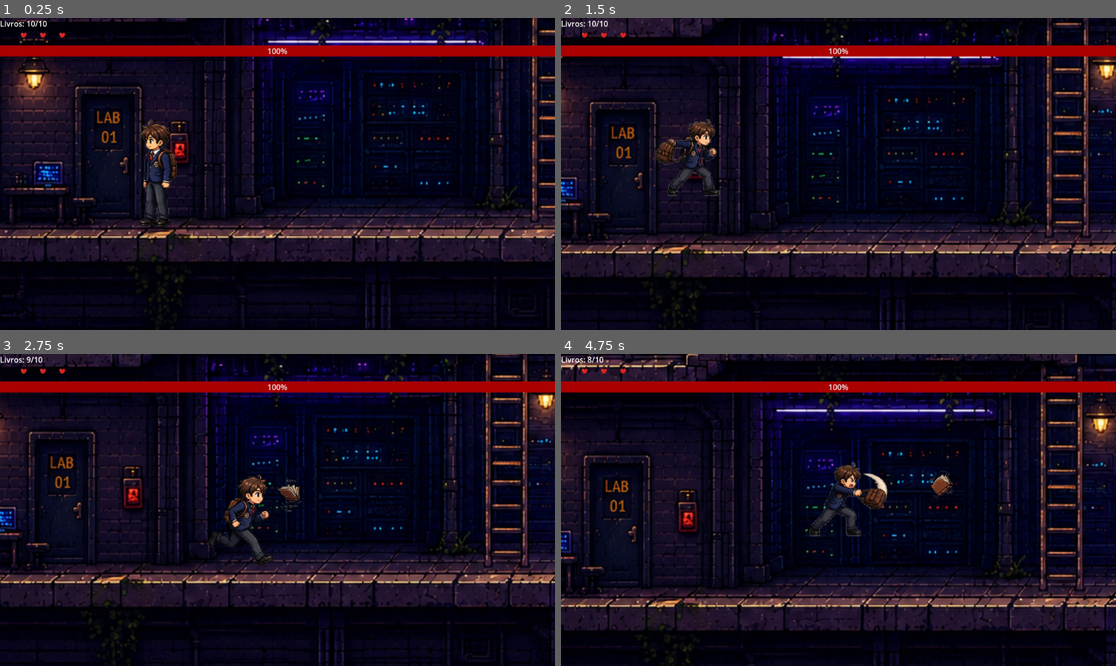
Above: before the commit, frames 1-4 (two rows, left to right).
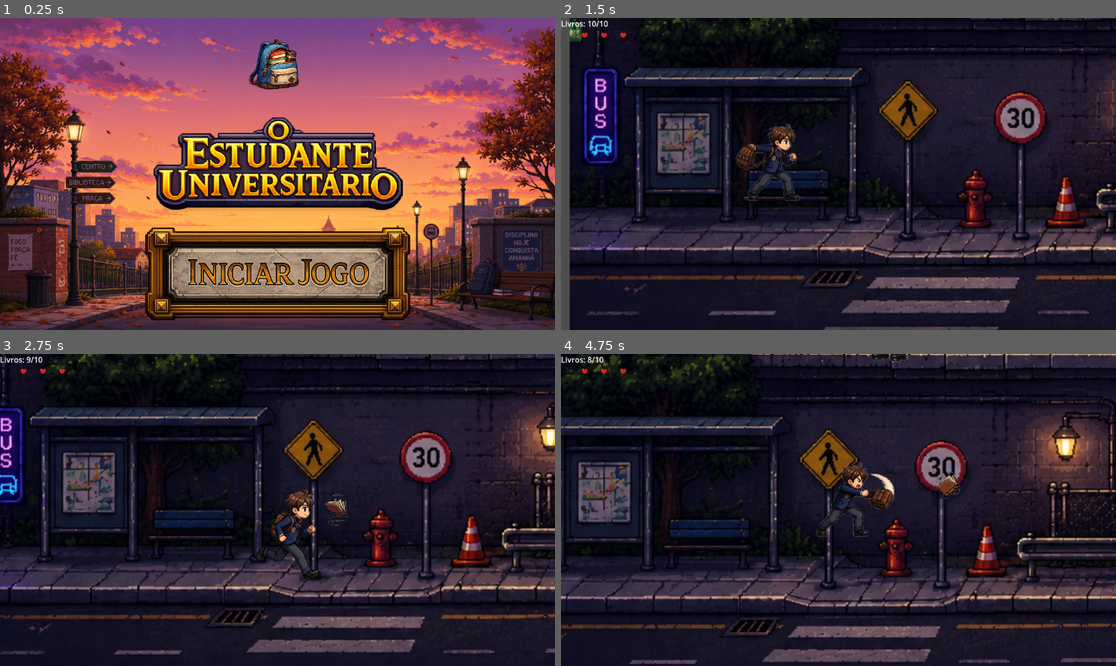
Above: after the commit, the same moments.

Repository: brielgaa/GODOT-GAME
Game: Godot game, scene res://scenes/ui/start_menu.tscn
Two runs of this game, one before a commit and one after it. Both use one fixed random seed, a clock stepped at 60 frames per second and the inputs below. Before the commit the project starts from res://scenes/enemies/cena_boss.tscn. Sound files missing from this copy of the repository are replaced by a short silence.
Inputs (mouse positions are in pixels of both pictures, inside the frame that each line leads up to):
- Up to frame 1 (0.25 s): no input
- Up to frame 2 (1.5 s): click (838, 273) at 0.52 s; tap Enter (ui_accept) at 1.25 s; hold Right (ui_right) from 1.28 s (still down); tap Z (attack) at 1.35 s
- Up to frame 3 (2.75 s): keep holding Right (ui_right); tap Enter (ui_accept) at 1.52, 2.27 s; tap X (shoot) at 2.1 s
- Up to frame 4 (4.75 s): release Right (ui_right) at 2.78 s; hold Left (ui_left) 2.78-3.53 s; tap Z (attack) at 2.85, 4.35 s; hold Right (ui_right) from 3.53 s (still down); tap X (shoot) at 3.6 s; tap Enter (ui_accept) at 3.77, 4.52 s

The runs differ from the first frame. In frame 1, 92% of the frame differs, in the area x 0-100%, y 0-100%; in frame 2, 52%; in frame 3, 53%; in frame 4, 57%.

Commit message:
colocando ultimos sons e músicas do jogo

Diff:
--- a/GAME/project.godot
+++ b/GAME/project.godot
@@ -11,7 +11,7 @@
 [application]
 
 config/name="Projeto godot 2D"
-run/main_scene="uid://37niwy6gqpmf"
+run/main_scene="uid://ca20x3ve3dx03"
 config/features=PackedStringArray("4.6", "GL Compatibility")
 config/icon="res://icon.svg"
 
--- a/GAME/scenes/enemies/cena_boss.tscn
+++ b/GAME/scenes/levels/cena_boss.tscn
@@ -1,6 +1,7 @@
 [gd_scene format=3 uid="uid://37niwy6gqpmf"]
 
 [ext_resource type="PackedScene" uid="uid://0ykn8q13slo3" path="res://scenes/player.tscn" id="1_dfh2p"]
+[ext_resource type="Script" uid="uid://cymmxslqaerw4" path="res://scripts/cena_boss.gd" id="1_r52uj"]
 [ext_resource type="Texture2D" uid="uid://cqw7ntxx0pqgp" path="res://assets/sprites/boss/fundo boss.png" id="3_8pm77"]
 [ext_resource type="PackedScene" uid="uid://cit7sjmvqsmgq" path="res://scenes/ui/pause_menu.tscn" id="3_pavbx"]
 [ext_resource type="PackedScene" uid="uid://he54vfxuor8u" path="res://scenes/ui/hud.tscn" id="4_a58a6"]
@@ -8,6 +9,7 @@
 [ext_resource type="PackedScene" uid="uid://cin26qub85o7k" path="res://scenes/levels/area_dano.tscn" id="5_a58a6"]
 [ext_resource type="PackedScene" uid="uid://c4s26ruu1ti7n" path="res://scripts/enemies/boss.tscn" id="6_a58a6"]
 [ext_resource type="PackedScene" uid="uid://p57614heb600" path="res://scenes/levels/vida.tscn" id="7_0c3w4"]
+[ext_resource type="AudioStream" uid="uid://dnkophdwdnhva" path="res://assets/audio/ui/music_bossphase.mp3" id="10_iinsj"]
 
 [sub_resource type="StyleBoxFlat" id="StyleBoxFlat_dfh2p"]
 bg_color = Color(0, 0, 0, 1)
@@ -52,6 +54,7 @@
 size = Vector2(1593.125, 69)
 
 [node name="Boss" type="Node2D" unique_id=622330574]
+script = ExtResource("1_r52uj")
 
 [node name="CanvasLayer" type="CanvasLayer" parent="." unique_id=1828821400]
 
@@ -214,3 +217,7 @@
 [node name="Vida3" parent="." unique_id=551596525 instance=ExtResource("7_0c3w4")]
 position = Vector2(-287, -4)
 scale = Vector2(1.8399999, 1.4800003)
+
+[node name="music_bossphase" type="AudioStreamPlayer" parent="." unique_id=350293158]
+stream = ExtResource("10_iinsj")
+volume_db = -10.0
--- a/GAME/scenes/levels/cena_fase.tscn
+++ b/GAME/scenes/levels/cena_fase.tscn
@@ -28,7 +28,7 @@
 size = Vector2(157.55556, 54)
 
 [sub_resource type="RectangleShape2D" id="RectangleShape2D_0lmqd"]
-size = Vector2(1246.25, 22)
+size = Vector2(1237.125, 22)
 
 [sub_resource type="RectangleShape2D" id="RectangleShape2D_b52ro"]
 size = Vector2(793, 54)
@@ -40,7 +40,7 @@
 size = Vector2(467.75, 45)
 
 [sub_resource type="RectangleShape2D" id="RectangleShape2D_a81b3"]
-size = Vector2(549, 12)
+size = Vector2(554.5, 27)
 
 [sub_resource type="RectangleShape2D" id="RectangleShape2D_ijxin"]
 size = Vector2(1998, 54)
@@ -88,7 +88,7 @@
 one_way_collision = true
 
 [node name="CollisionShape2D14" type="CollisionShape2D" parent="StaticBody2D" unique_id=1118151315]
-position = Vector2(927, -610)
+position = Vector2(922.4375, -610)
 shape = SubResource("RectangleShape2D_0lmqd")
 one_way_collision = true
 
@@ -105,7 +105,7 @@
 shape = SubResource("RectangleShape2D_k3apr")
 
 [node name="CollisionShape2D9" type="CollisionShape2D" parent="StaticBody2D" unique_id=481008081]
-position = Vector2(2020, -605)
+position = Vector2(2035.25, -585.5)
 shape = SubResource("RectangleShape2D_a81b3")
 
 [node name="CollisionShape2D11" type="CollisionShape2D" parent="StaticBody2D" unique_id=1249806647]
@@ -165,7 +165,7 @@
 projectile_scene = ExtResource("4_k3apr")
 
 [node name="Inimigo5" parent="." unique_id=499157411 instance=ExtResource("5_k3apr")]
-position = Vector2(2536, -23)
+position = Vector2(2597.0002, -43)
 scale = Vector2(1.5499237, 1.3086115)
 projectile_scene = ExtResource("4_k3apr")
 
--- a/GAME/scenes/levels/vida.tscn
+++ b/GAME/scenes/levels/vida.tscn
@@ -1,7 +1,8 @@
 [gd_scene format=3 uid="uid://p57614heb600"]
 
-[ext_resource type="Script" path="res://scripts/vida.gd" id="1_hw88q"]
+[ext_resource type="Script" uid="uid://ycttj4jl6aop" path="res://scripts/vida.gd" id="1_hw88q"]
 [ext_resource type="Texture2D" uid="uid://cua16hnbt6gto" path="res://assets/sprites/ui/heart.png" id="1_j3p4a"]
+[ext_resource type="AudioStream" uid="uid://c5f1k15vvcvkl" path="res://assets/audio/ui/heart.wav" id="3_3a36p"]
 
 [sub_resource type="RectangleShape2D" id="RectangleShape2D_hw88q"]
 size = Vector2(36, 40)
@@ -11,6 +12,10 @@
 [node name="Vida" type="Area2D" parent="." unique_id=252933063]
 script = ExtResource("1_hw88q")
 
+[node name="heart_sound" type="AudioStreamPlayer" parent="Vida" unique_id=401110133]
+stream = ExtResource("3_3a36p")
+volume_db = 20.0
+
 [node name="Sprite2D" type="Sprite2D" parent="Vida" unique_id=1687724714]
 scale = Vector2(0.15748033, 0.1574803)
 texture = ExtResource("1_j3p4a")
--- a/GAME/scenes/player.tscn
+++ b/GAME/scenes/player.tscn
@@ -351,7 +351,7 @@
 [node name="Camera2D" type="Camera2D" parent="Player" unique_id=1220051515]
 limit_left = -180
 limit_top = -1000
-limit_right = 2950
+limit_right = 2820
 limit_bottom = 1800
 limit_smoothed = true
 position_smoothing_enabled = true
--- a/GAME/scenes/ui/gameover.tscn
+++ b/GAME/scenes/ui/gameover.tscn
@@ -6,6 +6,7 @@
 [ext_resource type="Texture2D" uid="uid://btxm0ufe33pme" path="res://assets/ui/tryagainpressed.png" id="3_valnw"]
 [ext_resource type="Texture2D" uid="uid://cexay7m6x4r1t" path="res://assets/ui/exit.png" id="4_4pfak"]
 [ext_resource type="Texture2D" uid="uid://w2a03uhkxf07" path="res://assets/ui/exitpressed.png" id="5_g3fwn"]
+[ext_resource type="AudioStream" uid="uid://ct2yhse8m6jj" path="res://assets/audio/ui/btn_sound.wav" id="7_nh7px"]
 
 [node name="GameOver" type="Control" unique_id=1048489337]
 layout_mode = 3
@@ -65,5 +66,8 @@
 ignore_texture_size = true
 stretch_mode = 5
 
+[node name="btn_sound" type="AudioStreamPlayer" parent="." unique_id=1734960159]
+stream = ExtResource("7_nh7px")
+
 [connection signal="pressed" from="TRYAGAIN" to="." method="_on_tryagain_pressed"]
 [connection signal="pressed" from="EXIT" to="." method="_on_exit_pressed"]
--- a/GAME/scenes/ui/pause_menu.tscn
+++ b/GAME/scenes/ui/pause_menu.tscn
@@ -4,6 +4,7 @@
 [ext_resource type="Texture2D" uid="uid://dvc6tbtr4viaj" path="res://assets/ui/pause_button.png" id="1_f6eus"]
 [ext_resource type="Texture2D" uid="uid://cq3b7bkg1hfh2" path="res://assets/ui/retomar_button.png" id="2_8uki6"]
 [ext_resource type="Texture2D" uid="uid://bhyb8ea5pwxsg" path="res://assets/ui/sair_button.png" id="3_0bnpd"]
+[ext_resource type="AudioStream" uid="uid://ct2yhse8m6jj" path="res://assets/audio/ui/btn_sound.wav" id="5_0bnpd"]
 
 [node name="PauseMenu" type="Control" unique_id=756206219]
 process_mode = 3
@@ -57,5 +58,8 @@
 ignore_texture_size = true
 stretch_mode = 5
 
+[node name="btn_sound" type="AudioStreamPlayer" parent="." unique_id=1911290052]
+stream = ExtResource("5_0bnpd")
+
 [connection signal="pressed" from="CenterContainer/VBoxContainer/ResumeButton" to="." method="_on_resume_button_pressed"]
 [connection signal="pressed" from="CenterContainer/VBoxContainer/QuitButton" to="." method="_on_quit_button_pressed"]
--- a/GAME/scenes/ui/portal.tscn
+++ b/GAME/scenes/ui/portal.tscn
@@ -2,7 +2,7 @@
 
 [ext_resource type="Script" uid="uid://b0ybqpoj6eh1j" path="res://scripts/portal.gd" id="1_npuvw"]
 [ext_resource type="Texture2D" uid="uid://cp30dlu76sv6t" path="res://assets/ui/portal.png" id="1_tehrx"]
-[ext_resource type="PackedScene" uid="uid://37niwy6gqpmf" path="res://scenes/enemies/cena_boss.tscn" id="2_3leyl"]
+[ext_resource type="PackedScene" uid="uid://37niwy6gqpmf" path="res://scenes/levels/cena_boss.tscn" id="2_3leyl"]
 [ext_resource type="AudioStream" uid="uid://c2oajfjbbv6hv" path="res://assets/audio/portal/portal_audio.wav" id="4_454j5"]
 
 [sub_resource type="AtlasTexture" id="AtlasTexture_npuvw"]
--- a/GAME/scenes/ui/start_menu.tscn
+++ b/GAME/scenes/ui/start_menu.tscn
@@ -6,6 +6,8 @@
 [ext_resource type="Texture2D" uid="uid://d14mjqudxso6e" path="res://assets/ui/titulo.PNG" id="2_s1kfm"]
 [ext_resource type="Texture2D" uid="uid://ctlblt2pxh8ty" path="res://assets/ui/botao.PNG" id="3_x0g8l"]
 [ext_resource type="Texture2D" uid="uid://nthhpxg7oh16" path="res://assets/ui/botao_pressed.png" id="4_i11hm"]
+[ext_resource type="AudioStream" uid="uid://ct2yhse8m6jj" path="res://assets/audio/ui/btn_sound.wav" id="7_i11hm"]
+[ext_resource type="AudioStream" uid="uid://besjx13p7uyp2" path="res://assets/audio/ui/music_startgame.mp3" id="8_2t0al"]
 
 [node name="StartMenu" type="Control" unique_id=2130796672]
 layout_mode = 3
@@ -64,4 +66,10 @@
 stretch_mode = 5
 metadata/_edit_use_anchors_ = true
 
+[node name="btn_sound" type="AudioStreamPlayer" parent="." unique_id=1449335536]
+stream = ExtResource("7_i11hm")
+
+[node name="music_startgame" type="AudioStreamPlayer" parent="." unique_id=2037040887]
+stream = ExtResource("8_2t0al")
+
 [connection signal="pressed" from="CenterContainer/VBoxContainer/StartButton" to="." method="_on_start_button_pressed"]
--- a/GAME/scenes/ui/victory.tscn
+++ b/GAME/scenes/ui/victory.tscn
@@ -6,6 +6,7 @@
 [ext_resource type="Texture2D" uid="uid://dolytra8r86sf" path="res://assets/ui/restartpressed.png" id="3_n1s74"]
 [ext_resource type="Texture2D" uid="uid://cexay7m6x4r1t" path="res://assets/ui/exit.png" id="4_xrgte"]
 [ext_resource type="Texture2D" uid="uid://w2a03uhkxf07" path="res://assets/ui/exitpressed.png" id="5_pwal1"]
+[ext_resource type="AudioStream" uid="uid://ct2yhse8m6jj" path="res://assets/audio/ui/btn_sound.wav" id="7_n1s74"]
 
 [node name="Victory" type="Control" unique_id=1941292491]
 layout_mode = 3
@@ -65,5 +66,8 @@
 ignore_texture_size = true
 stretch_mode = 0
 
+[node name="btn_sound" type="AudioStreamPlayer" parent="." unique_id=1404781910]
+stream = ExtResource("7_n1s74")
+
 [connection signal="pressed" from="TextureButton" to="." method="_on_tryagain_pressed"]
 [connection signal="pressed" from="TextureButton2" to="." method="_on_exit_pressed"]
--- /dev/null
+++ b/GAME/scripts/cena_boss.gd
@@ -0,0 +1,6 @@
+extends Node2D
+
+@onready var music = $music_bossphase
+
+func _ready():
+	music.play()
--- a/GAME/scripts/gameover.gd
+++ b/GAME/scripts/gameover.gd
@@ -1,10 +1,13 @@
 extends Control
 
+@onready var btn_sound = $btn_sound
+
 func _on_tryagain_pressed() -> void:
-
-	print(">>> O BOTÃO FOI CLICADO! <<<")
+	btn_sound.play()
+	await btn_sound.finished
 	get_tree().change_scene_to_file("res://scenes/levels/level_1.tscn")
 
 func _on_exit_pressed() -> void:
-	# Fecha o jogo e volta para o Windows
+	btn_sound.play()
+	await btn_sound.finished
 	get_tree().quit()
--- a/GAME/scripts/hud.gd
+++ b/GAME/scripts/hud.gd
@@ -1,7 +1,6 @@
 extends CanvasLayer
 
 @onready var ammo_label = $AmmoLabel
-
 @onready var hearts = [
 	$Heart1,
 	$Heart2,
@@ -17,14 +16,11 @@
 	update_ammo(10, 10)
 
 func update_hearts(current: int):
-
 	for i in range(hearts.size()):
-
 		if i < current:
 			hearts[i].texture = heart_full_texture
 		else:
 			hearts[i].texture = heart_empty_texture
 
 func update_ammo(current: int, maximum: int):
-
 	ammo_label.text = "Livros: %d/%d" % [current, maximum]
--- a/GAME/scripts/pause_menu.gd
+++ b/GAME/scripts/pause_menu.gd
@@ -1,11 +1,11 @@
 extends Control
 
+@onready var btn_sound = $btn_sound
+
 func _ready():
-	# Garante que o menu comece invisível quando a fase carregar
 	hide()
 
 func _input(event):
-	# "ui_cancel" é a tecla ESC nativa da Godot
 	if event.is_action_pressed("ui_cancel"):
 		toggle_pause()
 
@@ -13,15 +13,16 @@
 	var novo_estado = !get_tree().paused
 	get_tree().paused = novo_estado
 	visible = novo_estado
-
-	# Puxa o foco para o teclado/WASD funcionar no menu de pausa
 	if novo_estado:
 		$CenterContainer/VBoxContainer/ResumeButton.grab_focus()
 
 func _on_resume_button_pressed():
+	btn_sound.play()
+	await btn_sound.finished
 	toggle_pause()
 
 func _on_quit_button_pressed():
-	# Despausa a engine antes de sair para evitar travamentos no menu principal
+	btn_sound.play()
+	await btn_sound.finished
 	get_tree().paused = false
 	get_tree().change_scene_to_file("res://scenes/ui/start_menu.tscn")
--- a/GAME/scripts/start_menu.gd
+++ b/GAME/scripts/start_menu.gd
@@ -1,15 +1,15 @@
 extends Control
 
-# Altere para o caminho exato da sua cena de jogo
 const GAME_SCENE = "res://scenes/levels/level_1.tscn"
 
+@onready var btn_sound = $btn_sound
+@onready var music = $music_startgame
+
 func _ready():
-	# Garante que o jogo processe normalmente
 	get_tree().paused = false
+	music.play()
 
 func _on_start_button_pressed():
-	# Muda para a cena do level principal
-	var error = get_tree().change_scene_to_file(GAME_SCENE)
-
-	if error != OK:
-		print("Erro ao carregar a cena. Verifique o caminho em GAME_SCENE.")
+	btn_sound.play()
+	await btn_sound.finished
+	get_tree().change_scene_to_file(GAME_SCENE)
--- a/GAME/scripts/victory.gd
+++ b/GAME/scripts/victory.gd
@@ -1,13 +1,14 @@
 extends Control
 
+@onready var btn_sound = $btn_sound
+
 func _on_tryagain_pressed() -> void:
-	# Garante que o jogo não está pausado
+	btn_sound.play()
+	await btn_sound.finished
 	get_tree().paused = false
-
-	# Volta para a fase inicial para jogar tudo de novo!
-	# IMPORTANTE: Confirme se este é o caminho exato da sua fase 1
 	get_tree().change_scene_to_file("res://scenes/levels/level_1.tscn")
 
 func _on_exit_pressed() -> void:
-	# Fecha o jogo e volta para a área de trabalho
+	btn_sound.play()
+	await btn_sound.finished
 	get_tree().quit()
--- a/GAME/scripts/vida.gd
+++ b/GAME/scripts/vida.gd
@@ -1,4 +1,6 @@
 extends Area2D
+
+@onready var heart_sound = $heart_sound
 
 func _ready() -> void:
 	if body_entered.is_connected(coletar_vida):
@@ -8,11 +10,9 @@
 func coletar_vida(body: Node2D) -> void:
 	if body.is_in_group("player"):
 		if body.has_method("collect_health"):
-			# Pergunta ao jogador: "Posso curar-te?"
 			var curou_com_sucesso = body.collect_health()
-
-			# Se o jogador respondeu "true", o coração apaga-se.
-			# Se respondeu "false", o coração fica lá no chão à espera!
 			if curou_com_sucesso == true:
 				print("Vida recuperada! Deletando coração...")
+				heart_sound.play()
+				await heart_sound.finished
 				queue_free()
Not shown, added: GAME/assets/audio/ui/btn_sound.wav.import
Not shown, added: GAME/assets/audio/ui/heart.wav.import
Not shown, added: GAME/assets/audio/ui/music_bossphase.mp3.import
Not shown, added: GAME/assets/audio/ui/music_startgame.mp3.import
Empty file removed: GAME/scenes/ui/game_over.tscn
Not shown: 1 places in GAME/scenes/ui/hud.tscn that only renumber resources
Empty file removed: GAME/scenes/ui/main_menu.tscn
Empty file removed: GAME/scripts/boss.gd
Not shown, removed: GAME/scripts/boss.gd.uid
Not shown, added: GAME/scripts/cena_boss.gd.uid
Not shown, added: GAME/assets/audio/ui/btn_sound.wav
Not shown, added: GAME/assets/audio/ui/heart.wav
(and 2 more such lines)
